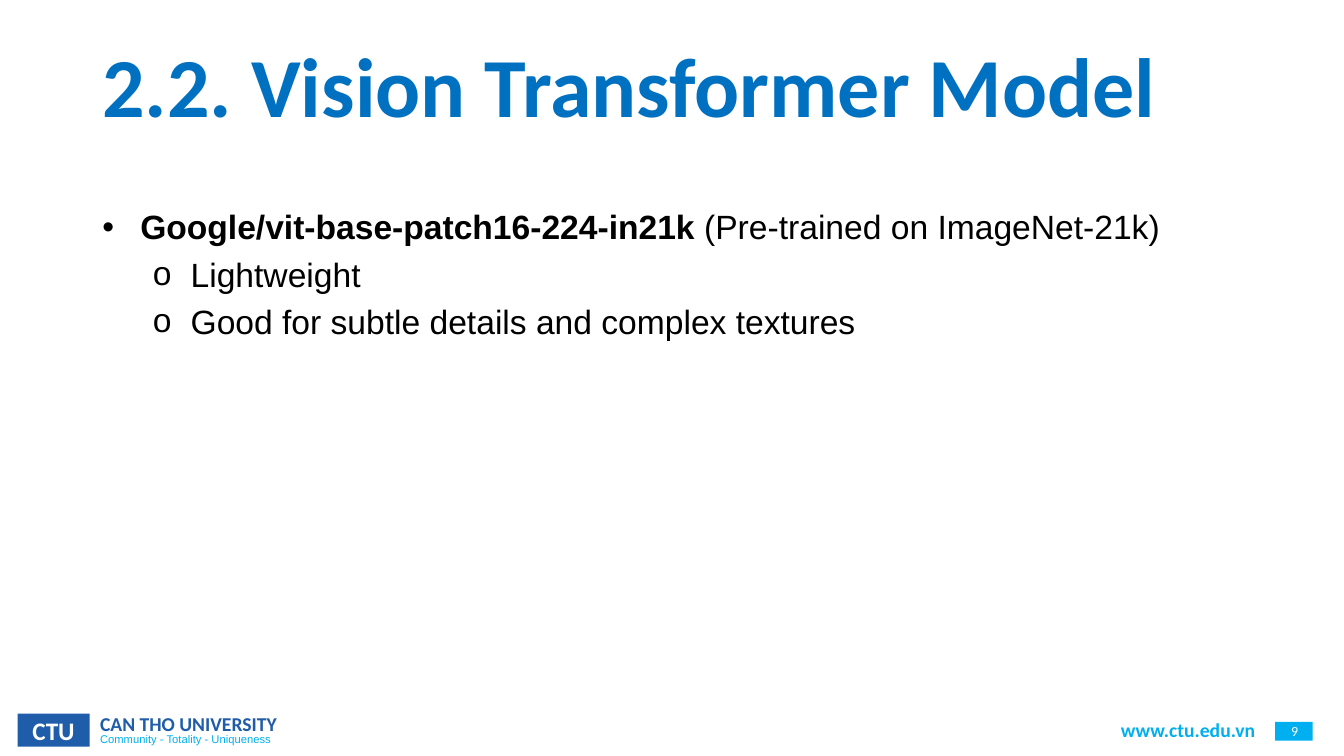
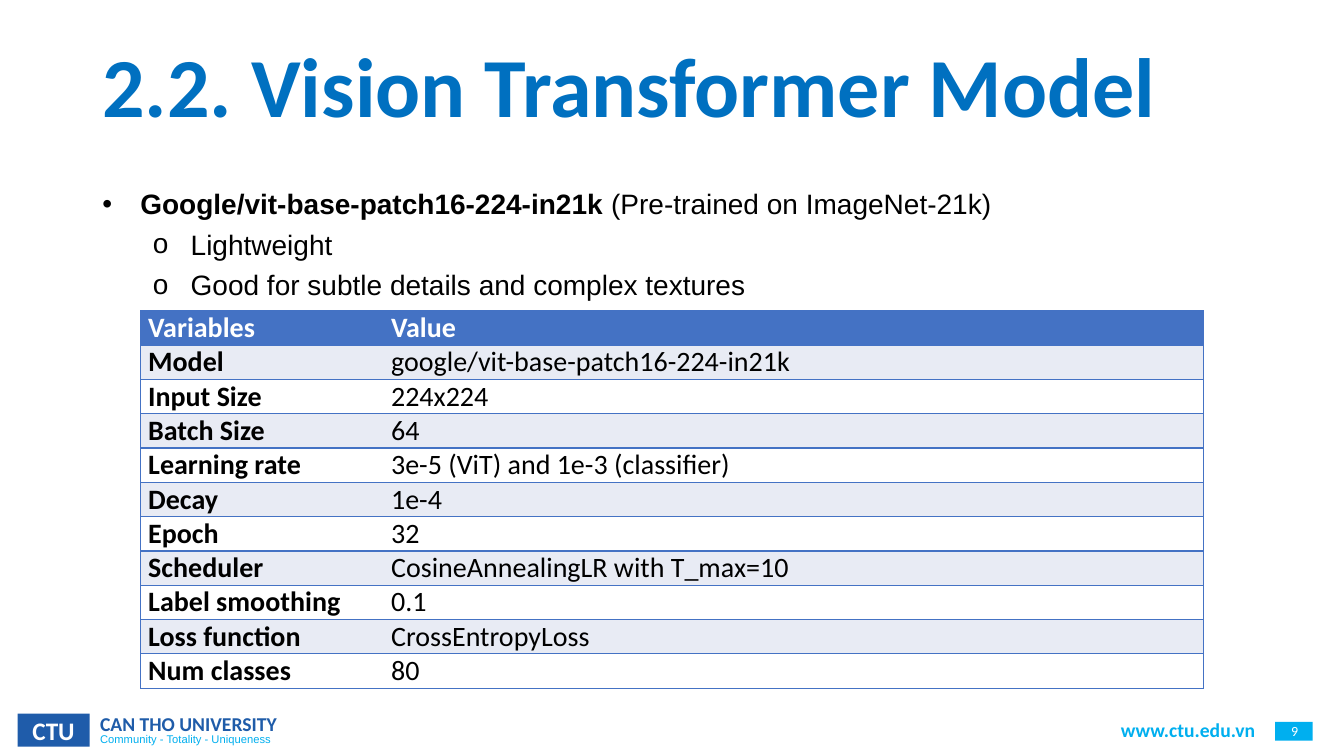
Before and after one commit to CommonHouseCat/fungiscan-mushroom-identifier, a slide deck: slide 9 of Báo cáo/GraduationThesis.pptx. Drawn at 1344x756 pixels with LibreOffice and Linux fonts; fonts in the diff are those of the drawing; background and template pictures are left out. Boxes give left, top, right and bottom in pixels: in the first picture for what was removed or moved away, otherwise in the second. Text is boxed around its words. In the diff, an @@ line names an element or a change of style, - is before the commit and + after.

Commit message:
feat: image bug fix and ppt update

```diff
--- a/Báo cáo/GraduationThesis.pptx
+++ b/Báo cáo/GraduationThesis.pptx
@@ text "Google/vit-base-patch16-224-in21k (Pre-trained on ImageNet-2 ...": place and size @@
-text "Google/vit-base-patch16-224-in21k (Pre-trained on ImageNet-2 ..." at <box>140,214,1160,341</box>
+text "Google/vit-base-patch16-224-in21k (Pre-trained on ImageNet-2 ..." at <box>140,193,991,301</box>
@@ text "Google/vit-base-patch16-224-in21k (Pre-trained on ImageNet-2 ..." at <box>140,193,991,301</box>: size 24 to 20 pt @@
@@ table added at <box>141,311,1204,685</box>, 11 rows, 2 columns @@
+Variables | Value
+Model | google/vit-base-patch16-224-in21k
+Input Size | 224x224
+Batch Size | 64
+Learning rate | 3e-5 (ViT) and 1e-3 (classifier)
+Decay | 1e-4
+Epoch | 32
+Scheduler | CosineAnnealingLR with T_max=10
+Label smoothing | 0.1
+Loss function | CrossEntropyLoss
+Num classes | 80
```
Also in this commit, not shown: 1 other slide changed, 2 slides added, 1 other file.
